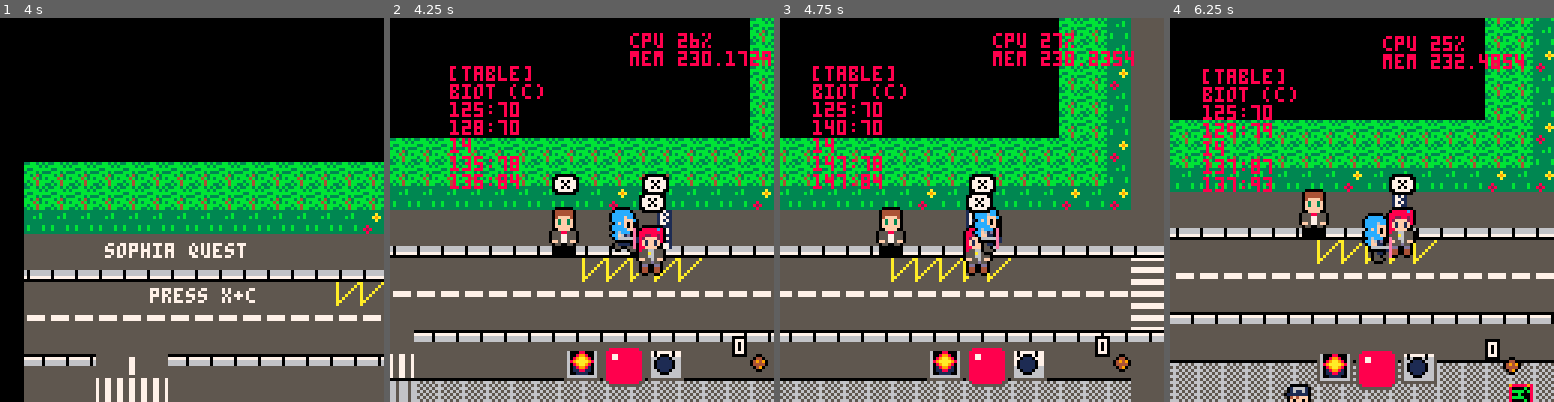
Above: before the commit, frames 1-4 (left to right).
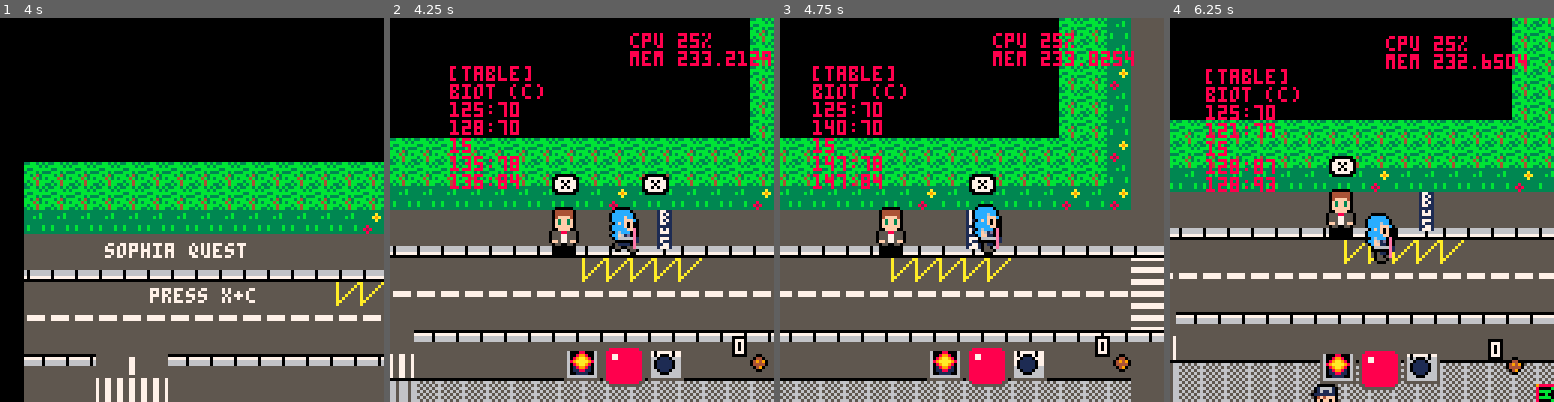
Above: after the commit, the same moments.

Repository: JasonHaenlin/pico-8-sophiaquest
Game: PICO-8 cartridge JasonHaenlin.p8
The game is run twice, just before and just after one commit, with the same random seed, the same clock (stepped at 60 frames per second) and the same inputs.
Inputs:
- Up to frame 1 (4 s): tap X (X key) at 0.33, 1.07, 1.85, 2.97 s; tap O (Z key) at 0.7, 1.7, 2.1, 2.5, 2.9, 3.3, 3.7 s; hold Right 1.6-2.1 s; hold Up 2.15-2.42 s; hold Right 2.47-3.03 s; hold Left 3.08-3.58 s; hold Down 3.63-3.97 s
- Up to frame 2 (4.25 s): hold Right from 4.02 s (still down); tap X (X key) at 4.08 s; tap O (Z key) at 4.1 s
- Up to frame 3 (4.75 s): tap O (Z key) at 4.5 s; release Right at 4.68 s; hold Up from 4.73 s (still down)
- Up to frame 4 (6.25 s): tap O (Z key) every 0.4 s from 4.9 to 6.1 s; release Up at 5.03 s; hold Left 5.08-5.68 s; tap X (X key) at 5.2 s; hold Down 5.73-6.03 s; hold Right from 6.08 s (still down)

Frame 1 is identical in both runs. In frame 2, 1.3% of the frame differs, in the area x 18-93%, y 3-68%; in frame 3, 1.0%; in frame 4, 29%, in the area x 0-100%, y 0-100%.

Commit message:
replaced npc

Diff:
--- a/JasonHaenlin.p8
+++ b/JasonHaenlin.p8
@@ -137,7 +137,7 @@
       })
 
       local npc_r2_biot = {}
-      npc_r2_biot = m_npc(137,77,198)
+      npc_r2_biot = m_npc(237,77,198)
       npc_r2_biot:create_dialogs({
        n_dialog("tiens tiens, qu'est-ce qu'on a la ? ❎",trigger(200, trig_time)),
        n_dialog("vous etes sans emploi ? ❎",trigger(200, trig_time)),
@@ -177,6 +177,13 @@
       npc_st1_biot:create_dialogs({
        n_dialog("ma specialite c'est genie de l'eau ! ❎",trigger(200, trig_time)),
        n_dialog("et toi ?! ❎",trigger(200, trig_time)),
+      })
+
+      local npc_st1_biot = {}
+      npc_st1_biot = m_npc(51,217,195)
+      npc_st1_biot:create_dialogs({
+       n_dialog("tu sais que tu peux changer de materiel ❎",trigger(200, trig_time)),
+       n_dialog("depuis le terminal derière le directeur ? ❎",trigger(200, trig_time)),
       })
 
       local npc_st2_biot = {}
